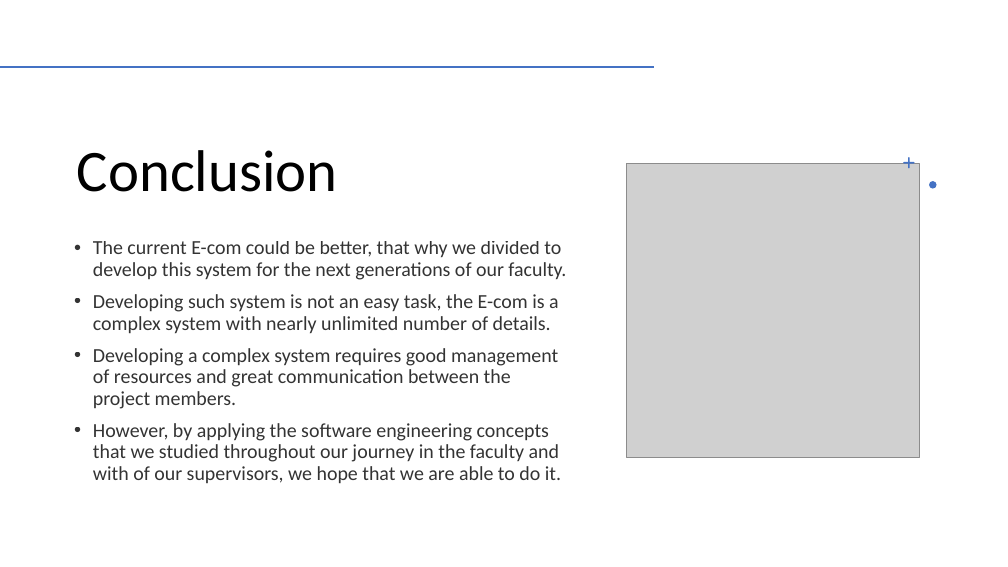
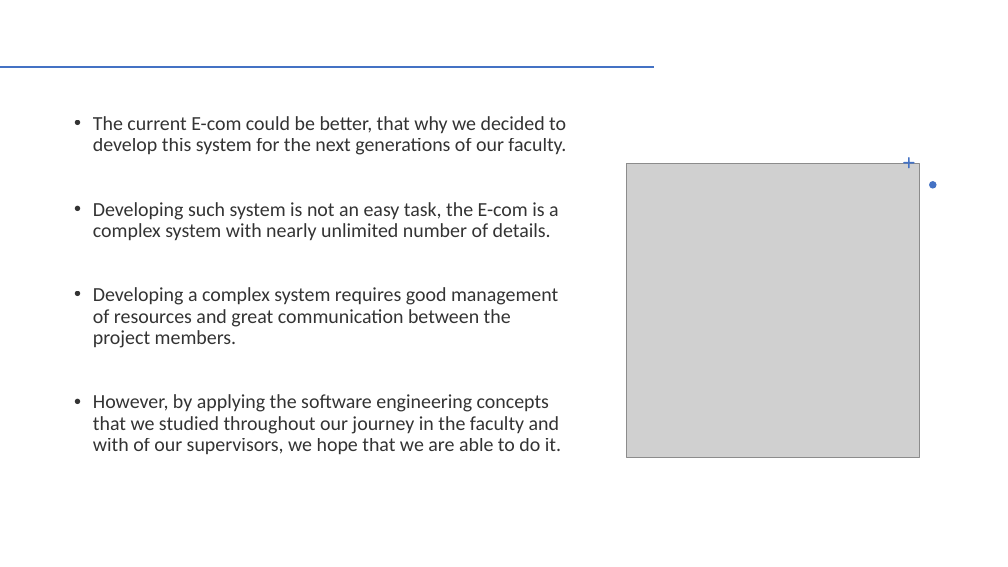
Before and after one commit to mounirsabry/Better_Ecom_GP, a slide deck: slide 29 of Discussions/Midyear_Discussion/presentation.pptx (slide 28 before the commit). Drawn at 1008x567 pixels with LibreOffice and Linux fonts; fonts in the diff are those of the drawing; grey boxes stand for pictures. Boxes give left, top, right and bottom in pixels: in the first picture for what was removed or moved away, otherwise in the second. Text is boxed around its words. In the diff, an @@ line names an element or a change of style, - is before the commit and + after.

```diff
--- a/Discussions/Midyear_Discussion/presentation.pptx
+++ b/Discussions/Midyear_Discussion/presentation.pptx
@@ text "The current E-com could be ...": place and size @@
-text "The current E-com could be ..." at (93, 241, 566, 484)
+text "The current E-com could be ..." at (93, 116, 566, 455)
@@ text at (93, 116, 566, 155): text changed @@
-• The current E-com could be better, that why we divided to develop this system for the next generations of our faculty.
+• The current E-com could be better, that why we decided to develop this system for the next generations of our faculty.
@@ title removed at (77, 150, 338, 192) @@
-Conclusion
```
Also in this commit, not shown: 9 other slides changed, 3 slides added, 2 slides removed, 2 other files.
